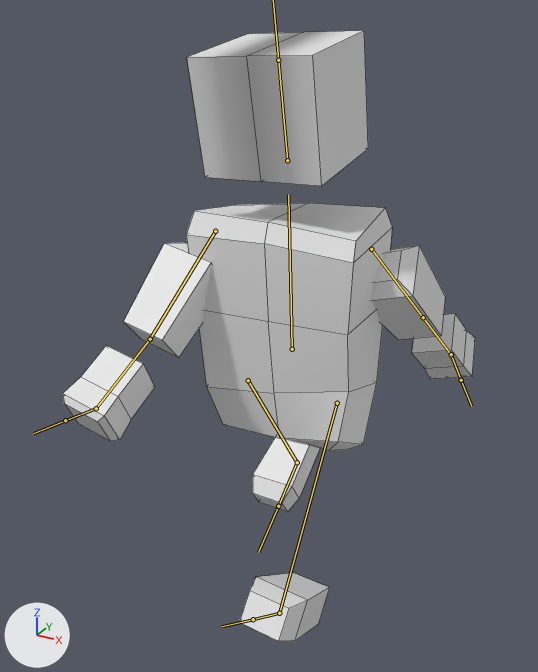
Renders of the FBX model Golfcourse Architect/Assets/FBX/Character/Adult_Male1.fbx from each side of a commit.
The view is the same before and after, from a 50 mm lens placed at (3.83, -7.56, 7.18), pointed at (-0.2, -0.23, 3.52). The axes (+X, +Y, +Z) are drawn at lower left. The lights are the same throughout. Both versions are drawn at frame 1 of the action 'metarig|Run'; the numbers are the values there. The bones that bend it are drawn over the model as lines. Mesh edges are drawn as thin lines.
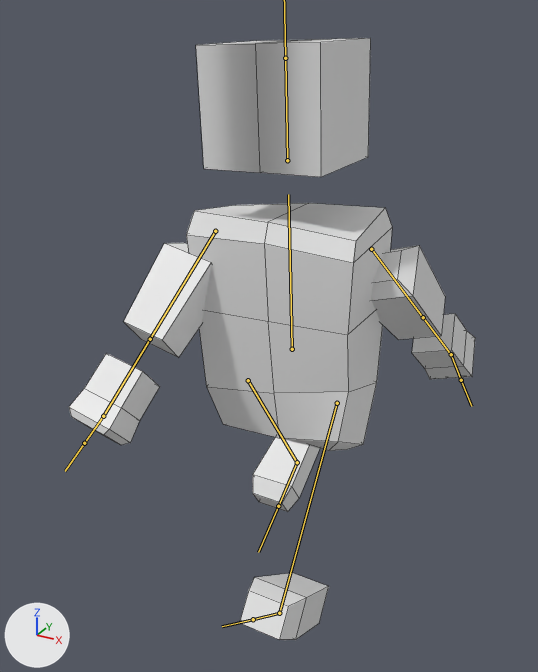
Location of each change, (x1, y1, x2, y2) in pixels of the pictures (538 x 672 px):
'Cube', posed: before (63, 30, 475, 642); after (69, 38, 475, 640)
bone 'RightHand', root to tip: before (150, 339) to (96, 408); after (150, 339) to (103, 416)
bone 'Head', root to tip: before (287, 160) to (278, 60); after (287, 160) to (285, 58)

Edits to the bpy script that builds the scene:
```text
Change bone_righthand:
    where bone_righthand = bpy.data.objects['metarig'].pose.bones['RightHand']  # child of 'RightForearm'
    bone_righthand.rotation_quaternion: (0.994, 0.0, 0.0, 0.11) -> (1.0, 0.0, 0.0, 0.0)  # degrees (0, 0, 13) -> degrees (0, 0, 0)
Change bone_head:
    where bone_head = bpy.data.objects['metarig'].pose.bones['Head']  # child of 'Torso'
    bone_head.rotation_quaternion: (0.997, 0.074, 0.0, 0.0) -> (1.0, 0.0, 0.0, 0.0)  # degrees (8, 0, 0) -> degrees (0, 0, 0)
```
